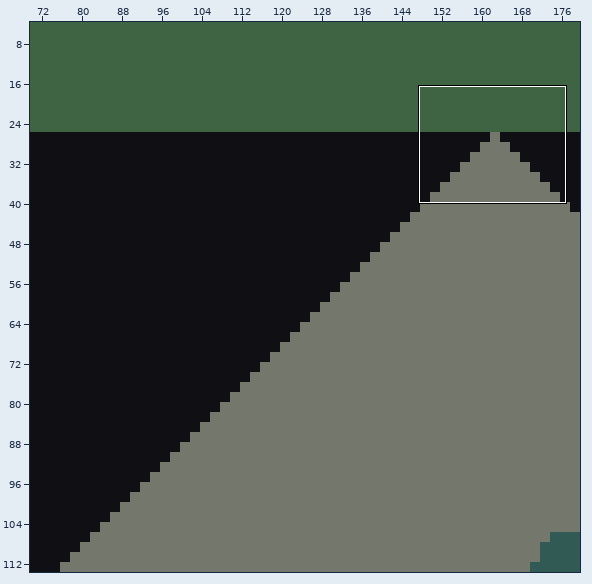
Level history. LDtk project: game/content/maps/world.ldtk. Above, an overview of the earlier version with the close-up marked.
Close-up. Earlier state:
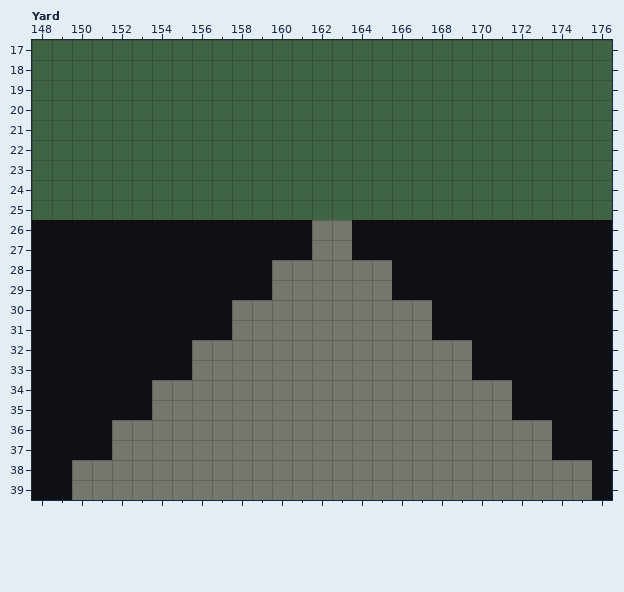
Cells are 10x10 px. Shown: Yard x 148..176, y 17..39. The commit also changed other parts of the map, which this record leaves out. The old version is drawn lined up with the new one.
Now the later version:
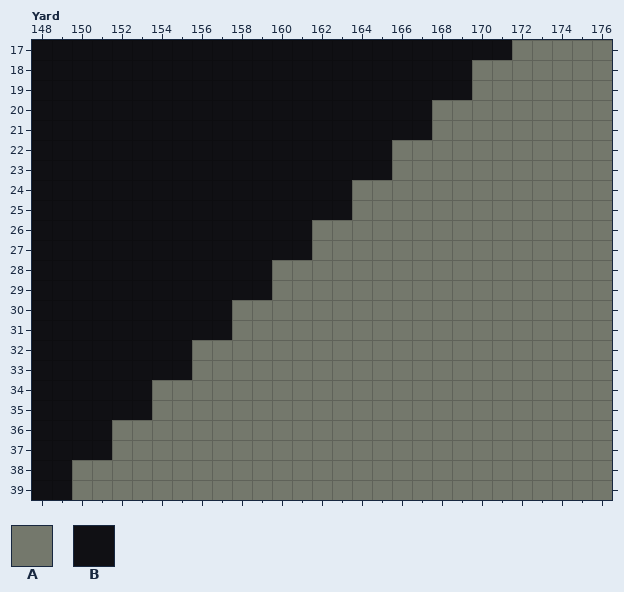
Key: from "Terrain": A 1 "rock", B 2 "void".
_ is an empty cell, . an unchanged one.
The edit:
map size 296x296 -> 346x346 cells (old content now starts at 0,26; both pictures use the new coordinates)
--- layer "Terrain"
@@ x 148..176 @@
-17 _____________________________
-18 _____________________________
-19 _____________________________
-20 _____________________________
-21 _____________________________
-22 _____________________________
-23 _____________________________
-24 _____________________________
-25 _____________________________
-26 ................BBBBBBBBBBBBB
-27 ................BBBBBBBBBBBBB
-28 ..................BBBBBBBBBBB
-29 ..................BBBBBBBBBBB
-30 ....................BBBBBBBBB
-31 ....................BBBBBBBBB
-32 ......................BBBBBBB
-33 ......................BBBBBBB
-34 ........................BBBBB
-35 ........................BBBBB
-36 ..........................BBB
-37 ..........................BBB
-38 ............................B
-39 ............................B
+17 BBBBBBBBBBBBBBBBBBBBBBBBAAAAA
+18 BBBBBBBBBBBBBBBBBBBBBBAAAAAAA
+19 BBBBBBBBBBBBBBBBBBBBBBAAAAAAA
+20 BBBBBBBBBBBBBBBBBBBBAAAAAAAAA
+21 BBBBBBBBBBBBBBBBBBBBAAAAAAAAA
+22 BBBBBBBBBBBBBBBBBBAAAAAAAAAAA
+23 BBBBBBBBBBBBBBBBBBAAAAAAAAAAA
+24 BBBBBBBBBBBBBBBBAAAAAAAAAAAAA
+25 BBBBBBBBBBBBBBBBAAAAAAAAAAAAA
+26 ................AAAAAAAAAAAAA
+27 ................AAAAAAAAAAAAA
+28 ..................AAAAAAAAAAA
+29 ..................AAAAAAAAAAA
+30 ....................AAAAAAAAA
+31 ....................AAAAAAAAA
+32 ......................AAAAAAA
+33 ......................AAAAAAA
+34 ........................AAAAA
+35 ........................AAAAA
+36 ..........................AAA
+37 ..........................AAA
+38 ............................A
+39 ............................A
Changed places in both close-ups, as pixel boxes (x1, y1, x2, y2):
changed: (32, 40, 612, 500)
